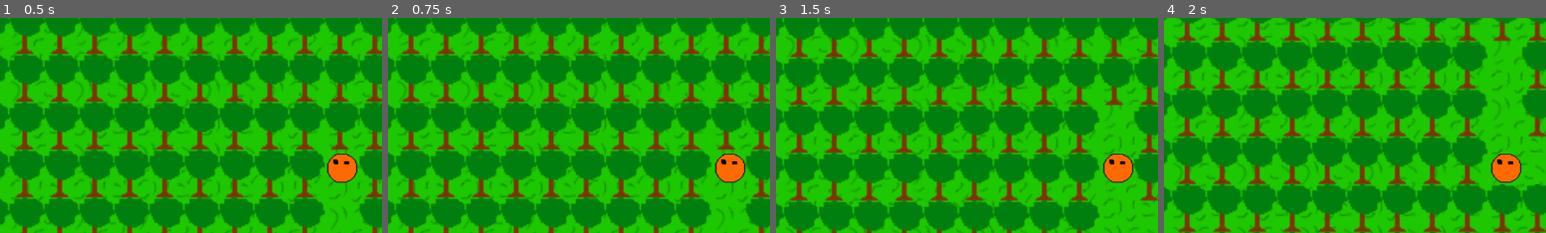
Above: before the commit, frames 1-4 (left to right).
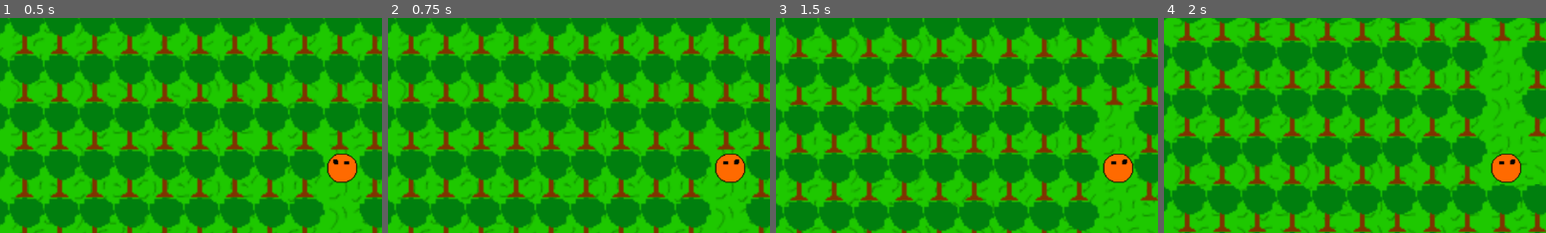
Above: after the commit, the same moments.

Repository: YCaTGameRT/SABox_World
Game: Godot game, scene res://sceneI.tscn
Two runs of this game, one before a commit and one after it. Both use one fixed random seed, a clock stepped at 60 frames per second and the inputs below.
Inputs:
- Up to frame 1 (0.5 s): no input
- Up to frame 2 (0.75 s): tap Enter at 0.5 s; hold D (movement_right) from 0.53 s (still down)
- Up to frame 3 (1.5 s): tap Space at 1.25 s; release D (movement_right) at 1.28 s; hold S (movement_down) from 1.28 s (still down)
- Up to frame 4 (2 s): keep holding S (movement_down)
The pictures show only the part of the screen within x 0-50%, y 18-68%; the shares and areas given below are measured in that part.

Frame 1 is identical in both runs. In frame 2, 0.1% of the frame differs, in the area x 85-94%, y 63-77%; in frame 3, 0.1%; in frame 4, 0.1%.

Commit message:
now player sprite flips when changing horizontal walking direction

Diff:
--- a/Scripts/BOXMan_control.gd
+++ b/Scripts/BOXMan_control.gd
@@ -1,4 +1,6 @@
 class_name BOXMan_control extends CharacterBody2D
+
+@onready var player_sprite = $"./Sprite2D"
 
 var speed = 140
 
@@ -11,7 +13,9 @@
 	var movement_vector = Vector2(0, 0)
 
 	if move_up != move_down: movement_vector.y = 1 if move_down else -1
-	if move_right != move_left: movement_vector.x = 1 if move_right else -1
+	if move_right != move_left:
+		movement_vector.x = 1 if move_right else -1
+		player_sprite.flip_h = move_right
 
 	velocity = movement_vector.normalized() * speed
 	move_and_slide()
